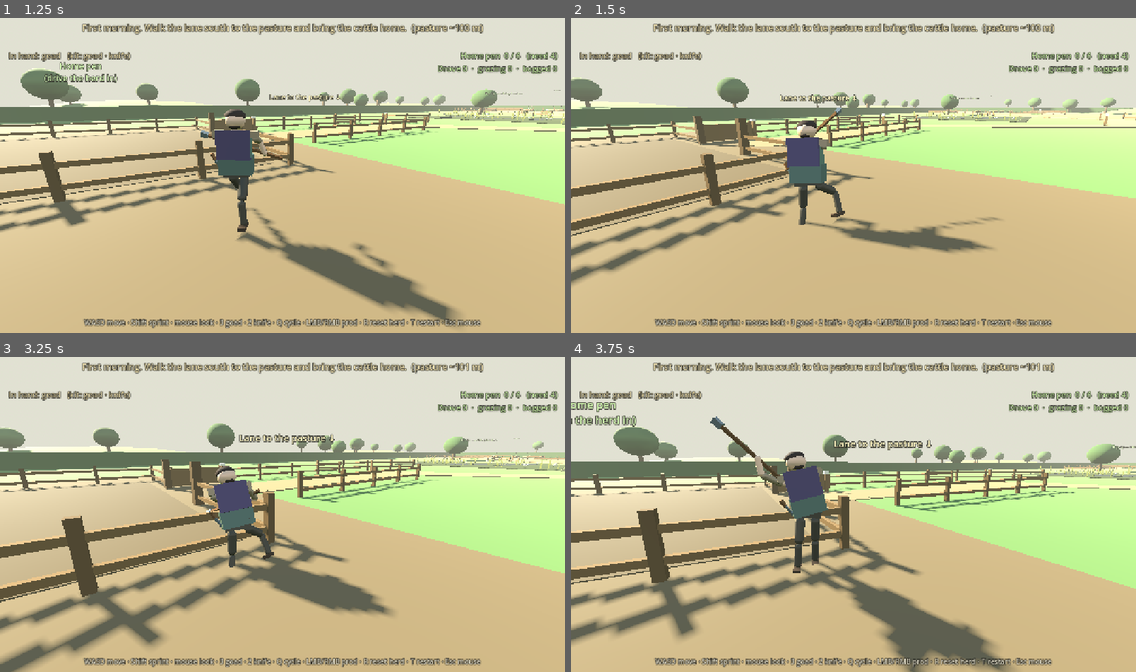
Above: before the commit, frames 1-4 (two rows, left to right).
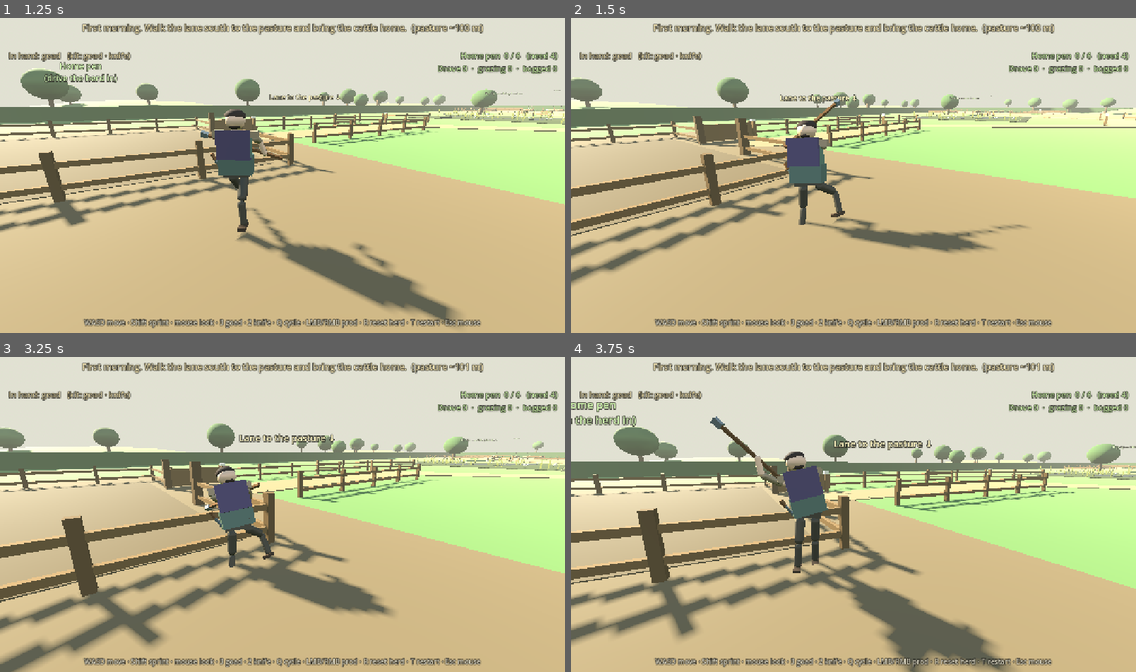
Above: after the commit, the same moments.

Repository: fortins4/devPlayground
Game: Godot game, scene res://scenes/prologue/opening_cattle_drive.tscn
The game is run twice, just before and just after one commit, with the same random seed, the same clock (stepped at 60 frames per second) and the same inputs. This scene is started directly instead of the project's main scene.
Inputs (mouse positions are in pixels of both pictures, inside the frame that each line leads up to):
- Up to frame 1 (1.25 s): tap Enter at 0.5 s; move the mouse to (276, 178) at 0.52 s; hold W (move_forward) from 0.53 s (still down); hold Right mouse button (attack_heavy) from 0.53 s (still down); click (276, 178) at 0.67 s; tap Space (jump) at 0.77 s
- Up to frame 2 (1.5 s): keep holding W (move_forward); move the mouse to (893, 178) at 1.27 s; release Right mouse button (attack_heavy) at 1.28 s; click (893, 178) at 1.35 s
- Up to frame 3 (3.25 s): tap Space (jump) at 1.52, 3.02 s; move the mouse to (237, 508) at 2.02 s; hold H (band_toggle) 2.03-2.78 s; move the mouse to (288, 514) at 2.77 s; release W (move_forward) at 2.78 s; hold A (move_left) from 2.78 s (still down); tap Ctrl (crouch) at 2.85 s; click (288, 514) at 2.92 s
- Up to frame 4 (3.75 s): move the mouse to (830, 508) at 3.52 s; release A (move_left) at 3.53 s; hold W (move_forward) from 3.53 s (still down); hold Q (cycle_weapon) from 3.53 s (still down)

Frame 1 is identical in both runs. In frame 2, 0.6% of the frame differs, in the area x 37-81%, y 25-71%; in frame 3, 0.3%; in frame 4, nothing differs.

Commit message:
fix(combat): charged side seat at shoulders with spaced palm stations
Continuous path is charged release only (jab/uncharged untouched).
Restore parent L/R mid keys; seat the side mid chord at the shoulders
so fixed right/left stations stay reachable; sync skips while arc live.
Top keeps key/slide clearance with the same spaced grips.

Diff:
--- a/scripts/characters/player/player_controller.gd
+++ b/scripts/characters/player/player_controller.gd
@@ -1526,19 +1526,16 @@
 	var cleared: Array = _slide_line_off_body(butt_w, tip_w)
 	butt_w = cleared[0]
 	tip_w = cleared[1]
-	# Charged release only (this continuous path). Seat the wood where both
-	# spaced palms can actually hold it — slide-only left the mid station
-	# past left-arm reach so both hands piled on the butt.
+	# Charged side release: seat at the shoulders so spaced palms reach.
+	# Top keeps the key/slide line (overhead clear already).
 	if not overhead:
-		# Seat last — a follow-up slide was shoving stations back out of reach.
 		var seated: Array = _seat_charged_shaft_at_shoulders(butt_w, tip_w)
 		butt_w = seated[0]
 		tip_w = seated[1]
 	var goad := _place_continuous_shaft(butt_w, tip_w)
 	if goad:
-		# Fixed stations along the wood — nearest-to-shoulder piled both hands on the butt.
 		_grip_shaft_at_y(goad, "right_arm", "right_forearm", 0.14)
-		_grip_shaft_at_y(goad, "left_arm", "left_forearm", 0.48)
+		_grip_shaft_at_y(goad, "left_arm", "left_forearm", 0.46)
 
 
 func _continuous_line_at(u: float) -> Array:
@@ -1784,8 +1781,8 @@
 
 
 func _seat_charged_shaft_at_shoulders(butt_w: Vector3, tip_w: Vector3) -> Array:
-	## Place the charged mid chord in front of both shoulders so spaced
-	## grip stations stay inside forearm reach. Axis comes from the swing keys.
+	## Charged side mid only. Hold the swing-key axis just ahead of both
+	## shoulders so fixed palm stations stay in forearm reach.
 	if locomotion == null:
 		return [butt_w, tip_w]
 	var right_arm := locomotion.get_joint("right_arm") as Node3D
@@ -1804,37 +1801,14 @@
 		face = face.normalized()
 	var r_sh: Vector3 = right_arm.global_position
 	var l_sh: Vector3 = left_arm.global_position
-	# Each palm sits just ahead of its own shoulder — reach + torso clear.
-	var right_pt: Vector3 = r_sh + face * 0.32
-	var left_pt: Vector3 = l_sh + face * 0.32
-	# Keep swing-key axis for tip travel; space palms along that axis.
-	var spacing := 0.34
-	var mid: Vector3 = (right_pt + left_pt) * 0.5
-	right_pt = mid - axis * (spacing * 0.5)
-	left_pt = mid + axis * (spacing * 0.5)
-	# Blend mid back toward face-held shoulder mid so wood stays off the chest.
 	var mid_sh: Vector3 = (r_sh + l_sh) * 0.5
-	var held: Vector3 = mid_sh + face * 0.36
-	var blend := mid.lerp(held, 0.70)
-	var delta: Vector3 = blend - mid
-	right_pt += delta
-	left_pt += delta
 	var swing_mid_y := (butt_w.y + tip_w.y) * 0.5
-	right_pt.y = clampf(right_pt.y, swing_mid_y - 0.25, swing_mid_y + 0.25)
-	left_pt.y = right_pt.y + axis.y * spacing
-	# right station is goad Y 0.14 ⇒ world = butt + axis * (0.255 + 0.14)
+	var grip_mid: Vector3 = mid_sh + face * 0.30
+	grip_mid.y = clampf(swing_mid_y, mid_sh.y - 0.10, mid_sh.y + 0.40)
+	var spacing := 0.36
+	var right_pt: Vector3 = grip_mid - axis * (spacing * 0.5)
 	butt_w = right_pt - axis * (0.255 + 0.14)
 	tip_w = butt_w + axis * 1.30
-	var torso := locomotion.get_joint("torso") as Node3D
-	if torso:
-		var min_ahead := 99.0
-		for i in 12:
-			var p: Vector3 = butt_w.lerp(tip_w, float(i) / 11.0)
-			min_ahead = minf(min_ahead, (p - torso.global_position).dot(face))
-		if min_ahead < 0.20:
-			var bump := minf(0.20 - min_ahead, 0.10)
-			butt_w += face * bump
-			tip_w += face * bump
 	return [butt_w, tip_w]
 
 
@@ -2643,9 +2617,9 @@
 	var shoulder: Vector3 = arm.global_position
 	var best: Vector3 = shaft.to_global(Vector3(0.0, shaft_y, 0.0))
 	var best_d := shoulder.distance_to(best)
-	if best_d > 0.70:
-		return
-	var l1 := 0.30
+	if best_d > 0.72:
+		return
+	var l1 := 0.32
 	var palm := 0.22
 	var d := clampf(best_d, 0.12, l1 + palm - 0.01)
 	var dir := (best - shoulder).normalized()
